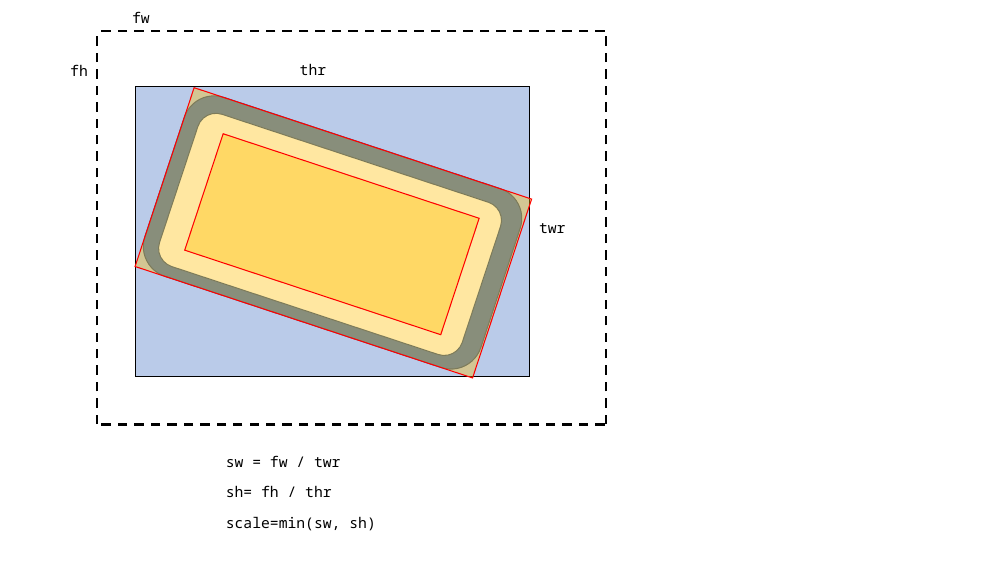
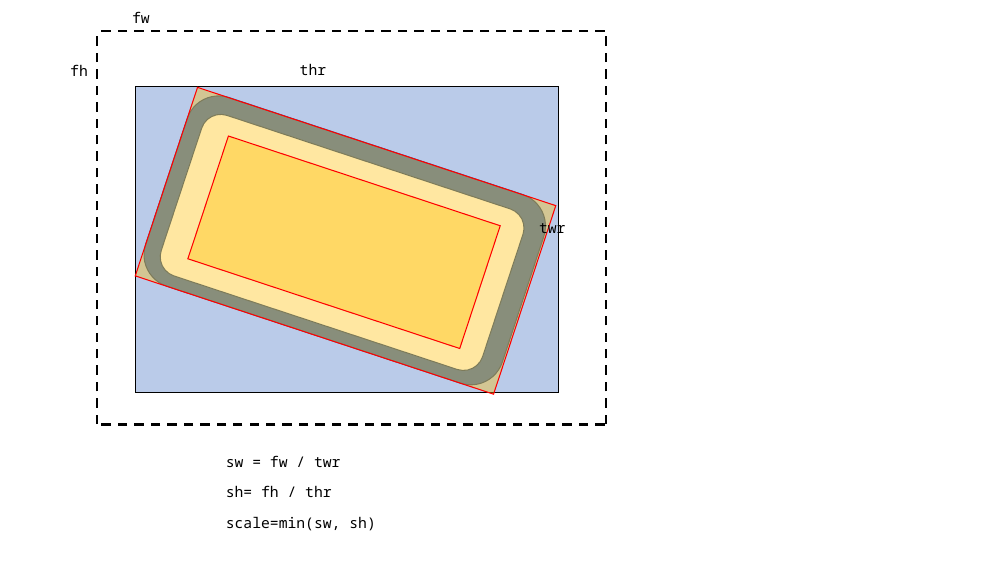
Before and after one commit to joachimneumann/Truth-O-Meter, a slide deck: slide 3 of rectangleRotation.pptx. Drawn at 1008x567 pixels with LibreOffice and Linux fonts; fonts in the diff are those of the drawing. Boxes give left, top, right and bottom in pixels: in the first picture for what was removed or moved away, otherwise in the second. Text is boxed around its words. In the diff, an @@ line names an element or a change of style, - is before the commit and + after.

Commit message:
pptx

```diff
--- a/rectangleRotation.pptx
+++ b/rectangleRotation.pptx
@@ rectangle: place and size @@
-rectangle at [135, 86, 530, 377]
+rectangle at [135, 86, 559, 392]
@@ rectangle: place and size @@
-rectangle at [135, 87, 532, 378]
+rectangle at [136, 87, 556, 394]
@@ rounded rectangle: place and size @@
-rounded rectangle at [135, 88, 530, 377]
+rounded rectangle at [136, 87, 555, 394]
@@ rounded rectangle: place and size @@
-rounded rectangle at [154, 108, 507, 361]
+rounded rectangle at [155, 109, 530, 376]
@@ rectangle: place and size @@
-rectangle at [185, 134, 480, 335]
+rectangle at [188, 136, 501, 349]
```
Also in this commit, not shown: 1 other slide changed, 3 slides removed.
